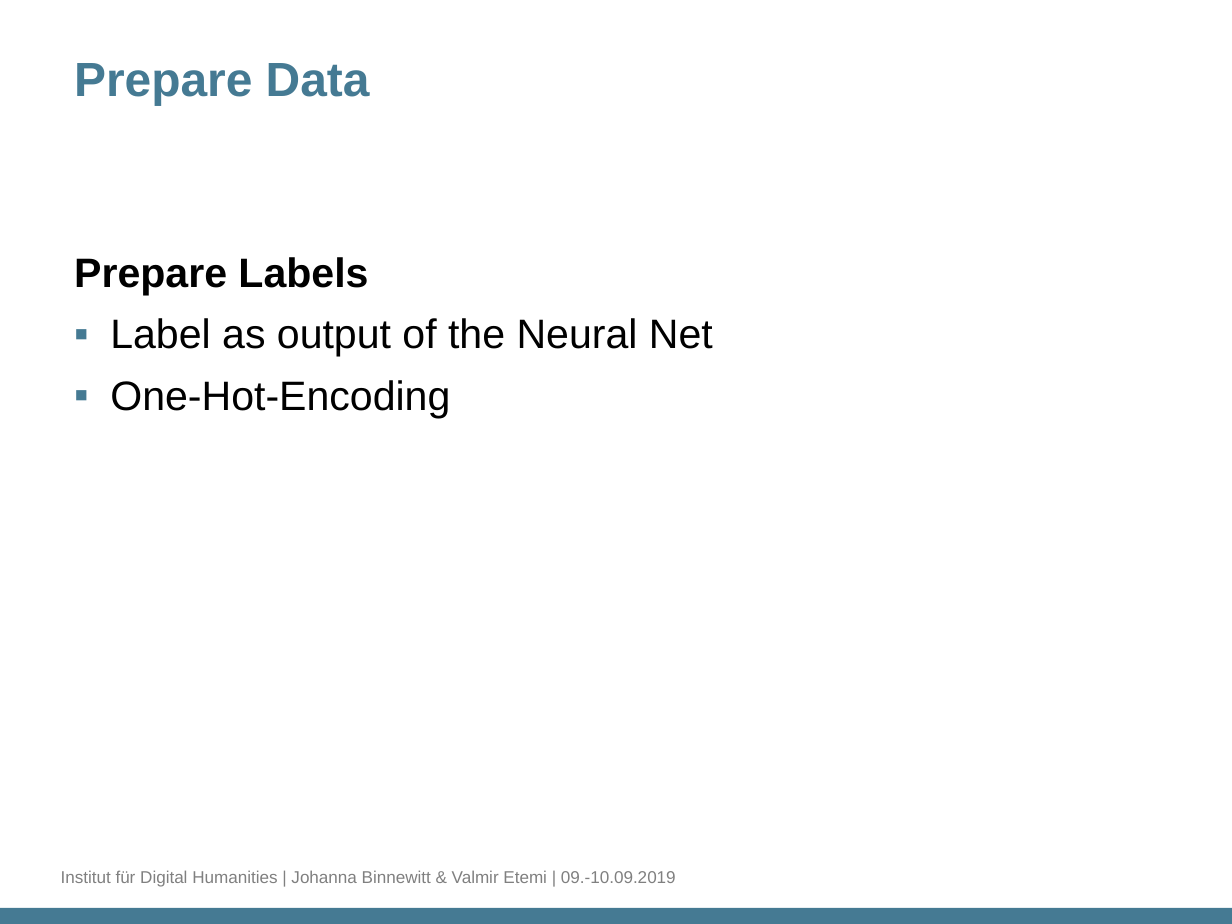
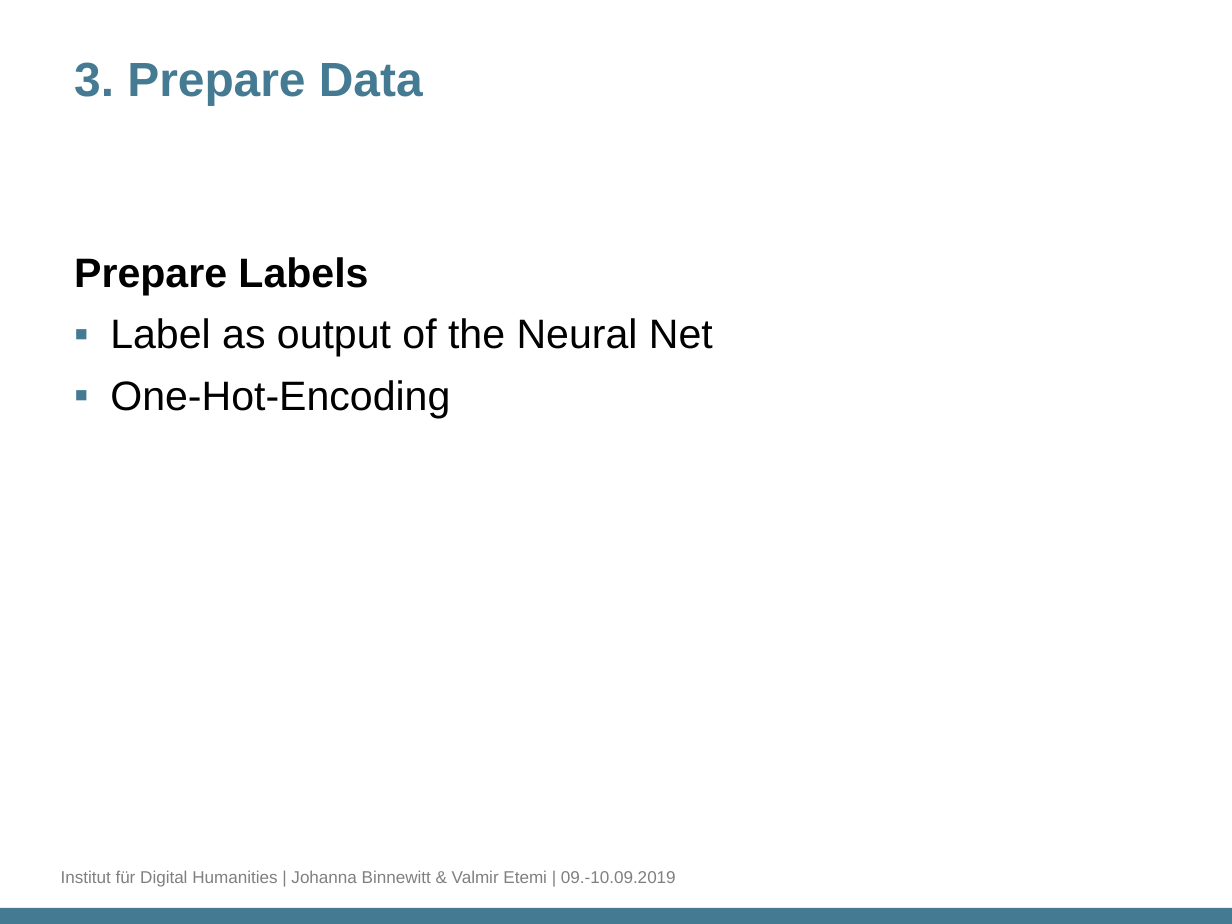
Before and after one commit to DH-Cologne/SummerSchool2019, a slide deck: slide 6 of docs/HandsOn-Text_Classification.pptx (slide 4 before the commit). Drawn at 1232x924 pixels with LibreOffice and Linux fonts; fonts in the diff are those of the drawing; background and template pictures are left out. Boxes give left, top, right and bottom in pixels: in the first picture for what was removed or moved away, otherwise in the second. Text is boxed around its words. In the diff, an @@ line names an element or a change of style, - is before the commit and + after.

```diff
--- a/docs/HandsOn-Text_Classification.pptx
+++ b/docs/HandsOn-Text_Classification.pptx
@@ title at (74, 62, 423, 105): text changed @@
-Prepare Data
+3. Prepare Data
```
Also in this commit, not shown: 5 other slides changed, 2 slides added, 13 other files.
